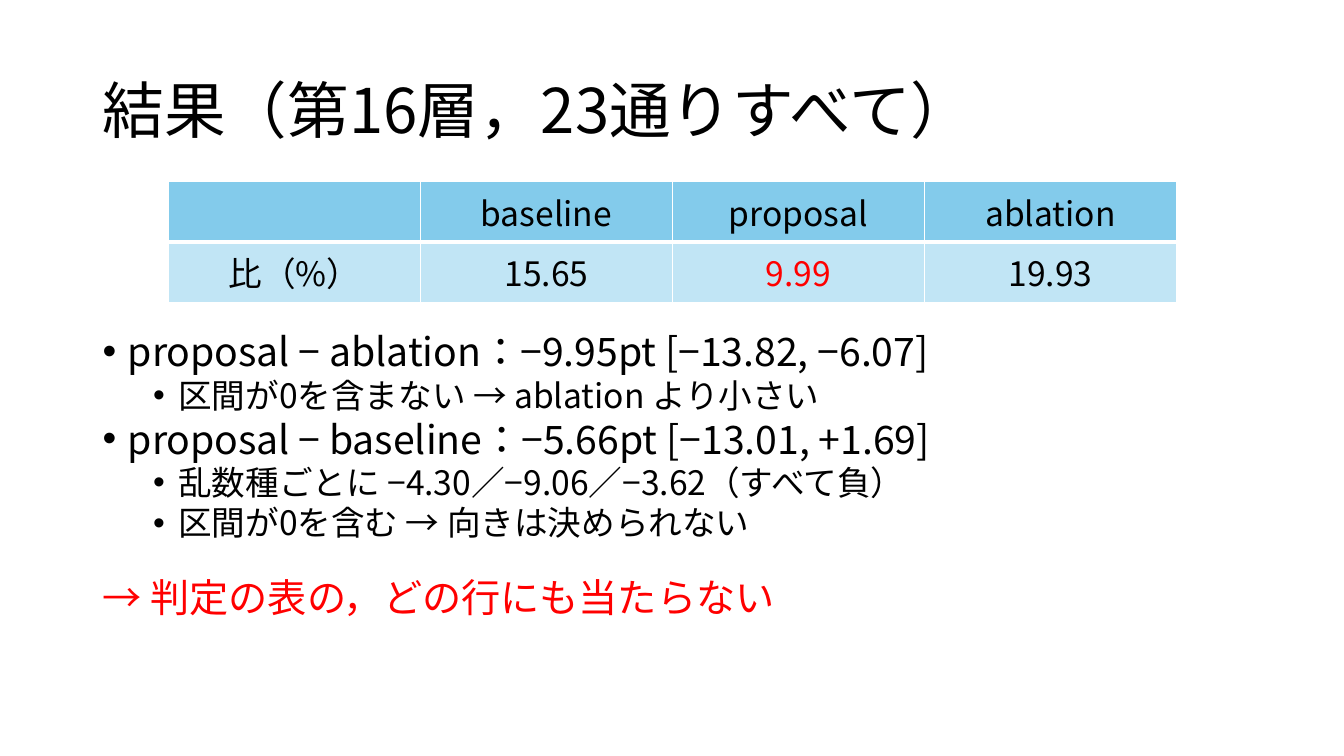
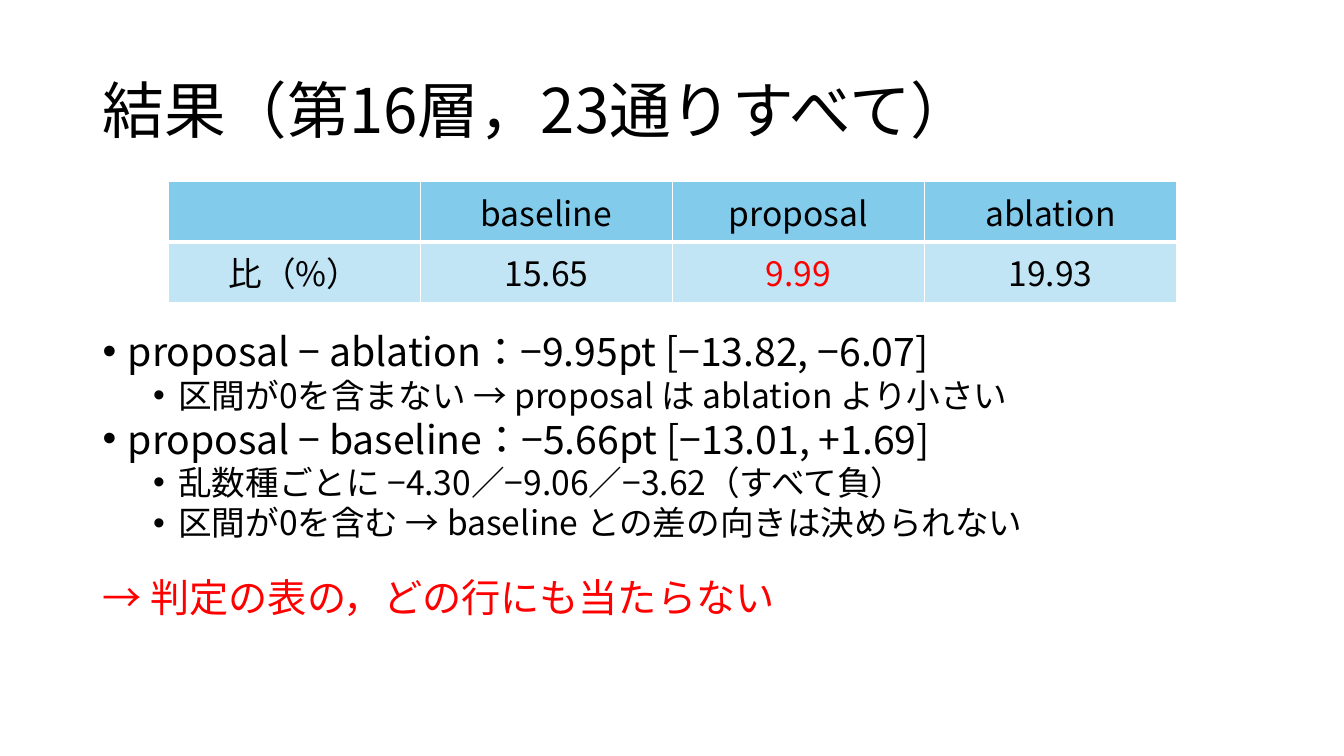
Before and after one commit to tomoking2004/cotar, a slide deck: slide 9 of presentations/20261030_進捗報告.pptx. Drawn at 1344x756 pixels with LibreOffice and Linux fonts; fonts in the diff are those of the drawing. Boxes give left, top, right and bottom in pixels: in the first picture for what was removed or moved away, otherwise in the second. Text is boxed around its words. In the diff, an @@ line names an element or a change of style, - is before the commit and + after.

```diff
--- a/presentations/20261030_進捗報告.pptx
+++ b/presentations/20261030_進捗報告.pptx
@@ text at box(178, 373, 1007, 416): text changed @@
-  • 区間が0を含まない → ablation より小さい
+  • 区間が0を含まない → proposal は ablation より小さい
@@ text at box(178, 506, 1022, 538): text changed @@
-  • 区間が0を含む → 向きは決められない
+  • 区間が0を含む → baseline との差の向きは決められない
```
Also in this commit, not shown: 11 other slides changed, 3 other files.
